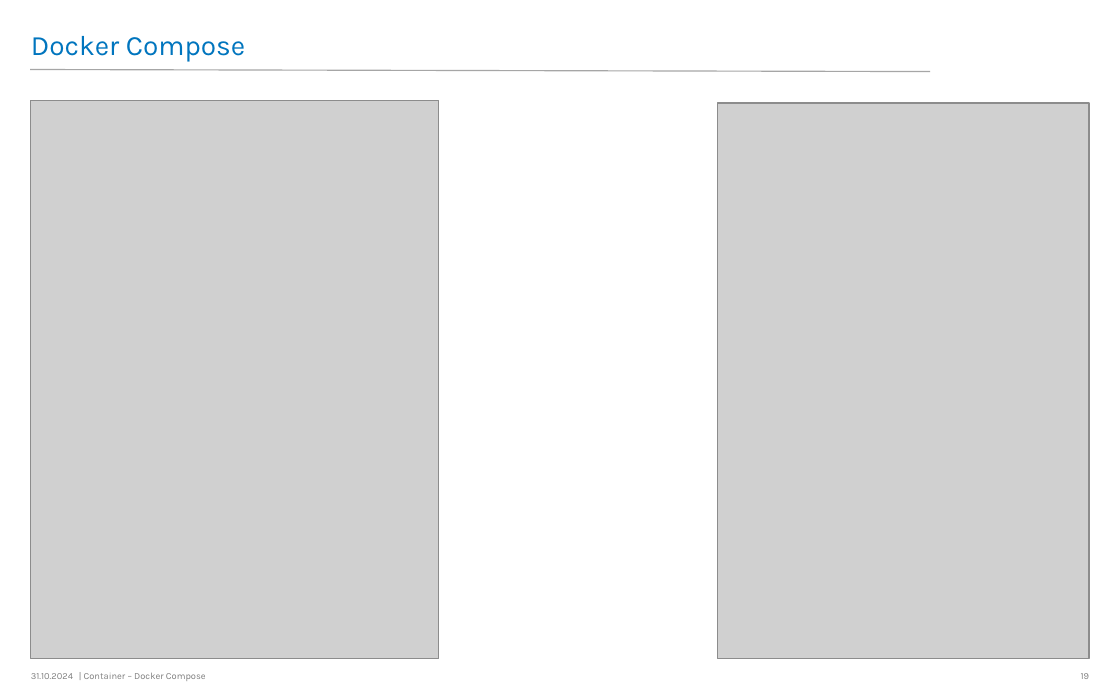
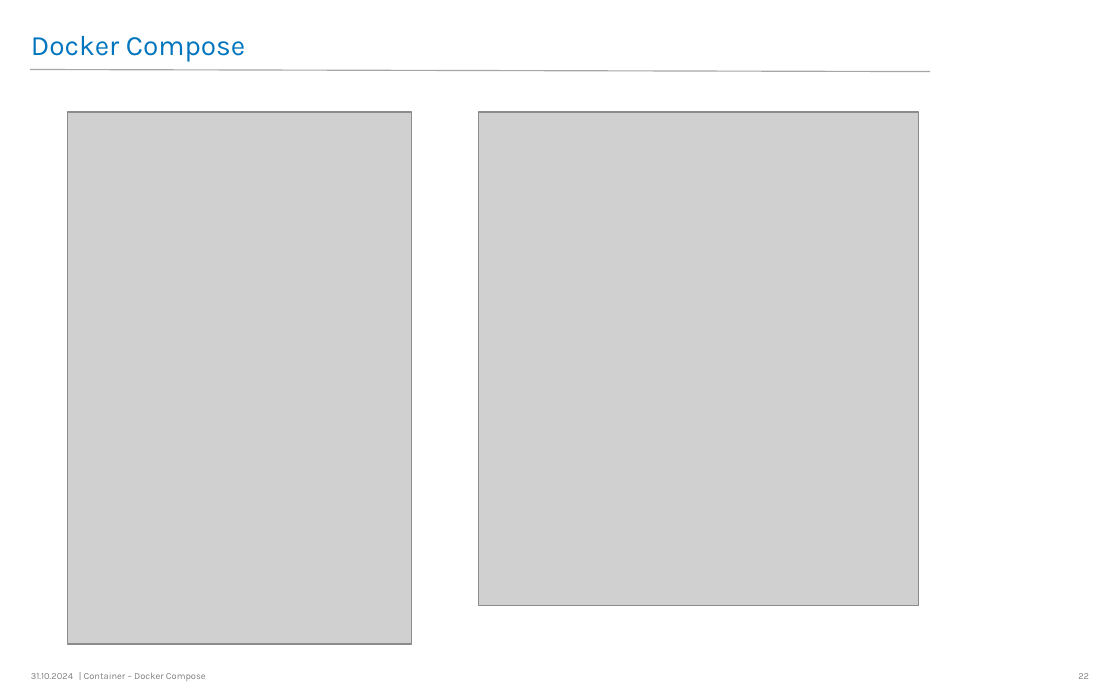
Before and after one commit to LNA-DEV/Workshop-Docker, a slide deck: slide 22 of Presentation.odp (slide 19 before the commit). Drawn at 1120x700 pixels with LibreOffice and Linux fonts; fonts in the diff are those of the drawing; grey boxes stand for pictures; background and template pictures are left out. Boxes give left, top, right and bottom in pixels: in the first picture for what was removed or moved away, otherwise in the second. Text is boxed around its words. In the diff, an @@ line names an element or a change of style, - is before the commit and + after.

```diff
--- a/Presentation.odp
+++ b/Presentation.odp
@@ picture: place and size @@
-picture at (31,100,439,659)
+picture at (67,112,411,644)
@@ picture: place and size @@
-picture at (717,103,1089,659)
+picture at (478,112,918,606)
@@ page number at (1078,673,1089,679): text changed @@
-19
+22
```
Also in this commit, not shown: 14 other slides changed, 7 slides added, 17 other files.
